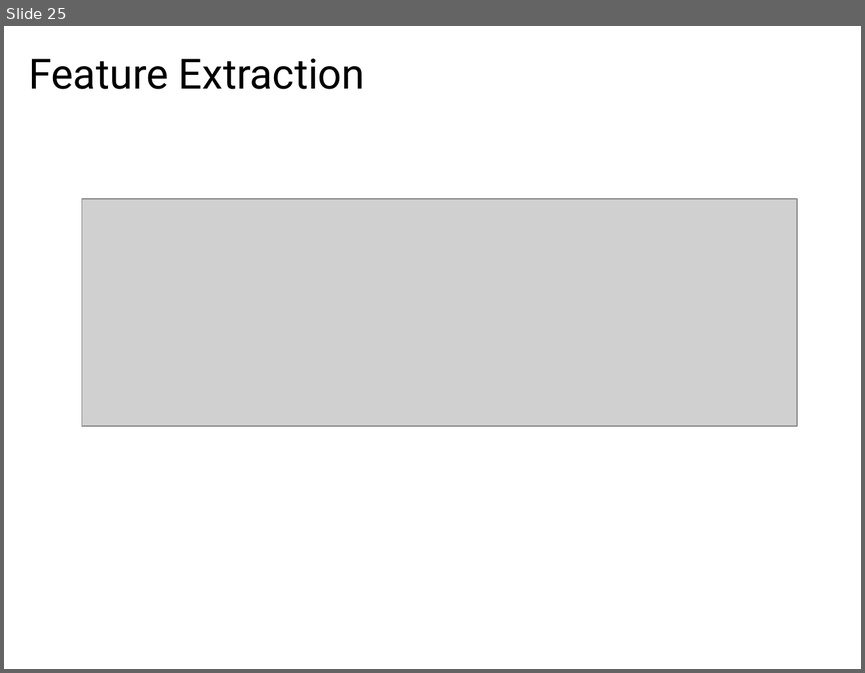
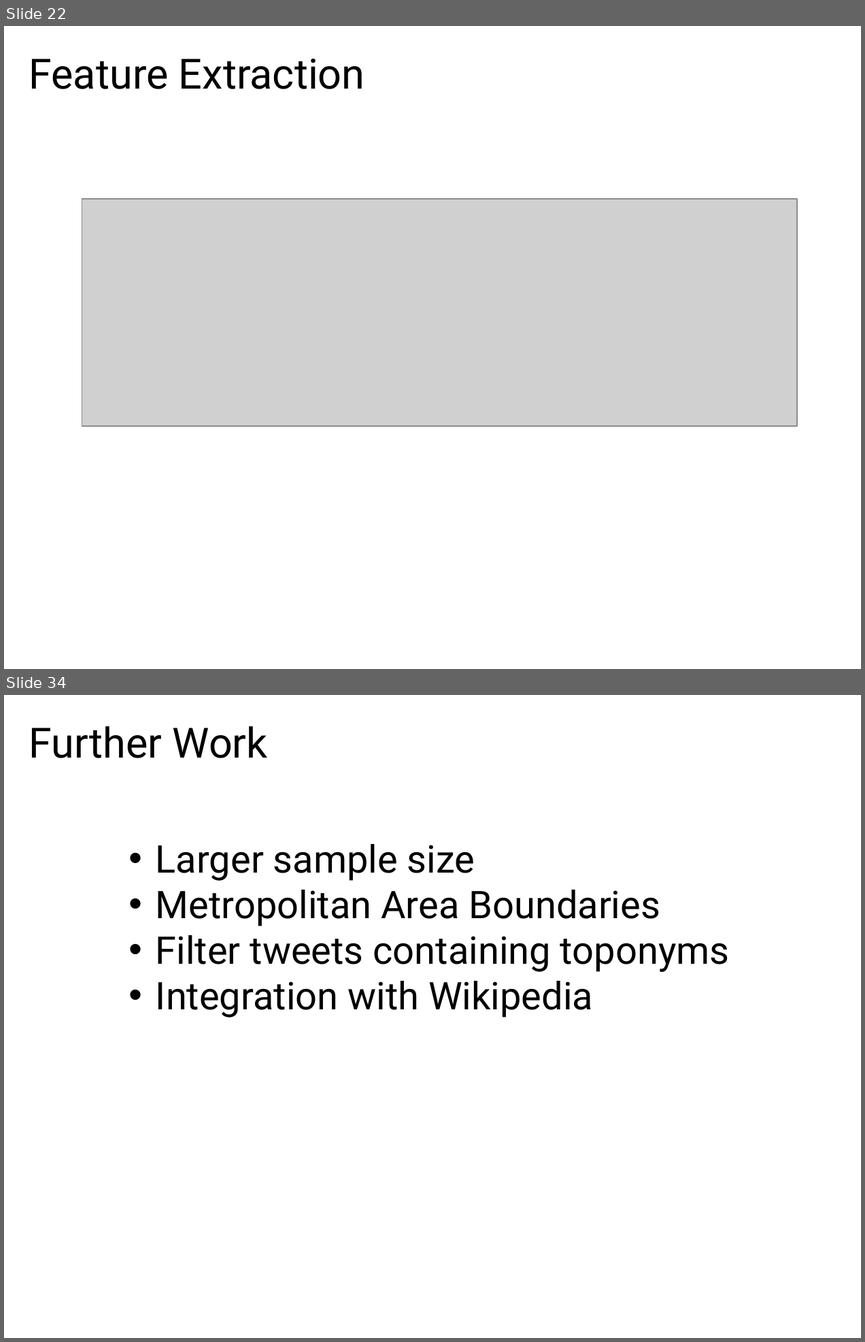
Before and after one commit to willpots/thesis, a slide deck: presentation/final_presentation.pptx. Shown one above the other, each under a label of ours: slide 25 before the commit, slides 22 and 34 after it; the slides between them are not shown. The pictures are 865x673 and 865x1342 pixels, drawn with LibreOffice and Linux fonts; fonts in the diff are those of the drawing; grey boxes stand for pictures. Boxes give left, top, right and bottom in pixels: in the first picture for what was removed or moved away, otherwise in the second. Text is boxed around its words. In the diff, an @@ line names an element or a change of style, - is before the commit and + after.

```diff
--- a/presentation/final_presentation.pptx
+++ b/presentation/final_presentation.pptx
@@ slide 34 added at [4, 695, 861, 1338], background #FFFFFF @@
@@ title added at [28, 726, 268, 758], 35 pt, text #000000 @@
+Further Work
@@ text added at [156, 844, 730, 1017], 32 pt, text #000000 @@
+• Larger sample size
+• Metropolitan Area Boundaries
+• Filter tweets containing toponyms
+• Integration with Wikipedia
@@ what was slide 25 is now slide 22 @@
```
Also in this commit, not shown: 2 slides changed, 14 other slides added, 8 slides removed, 6 other files.
